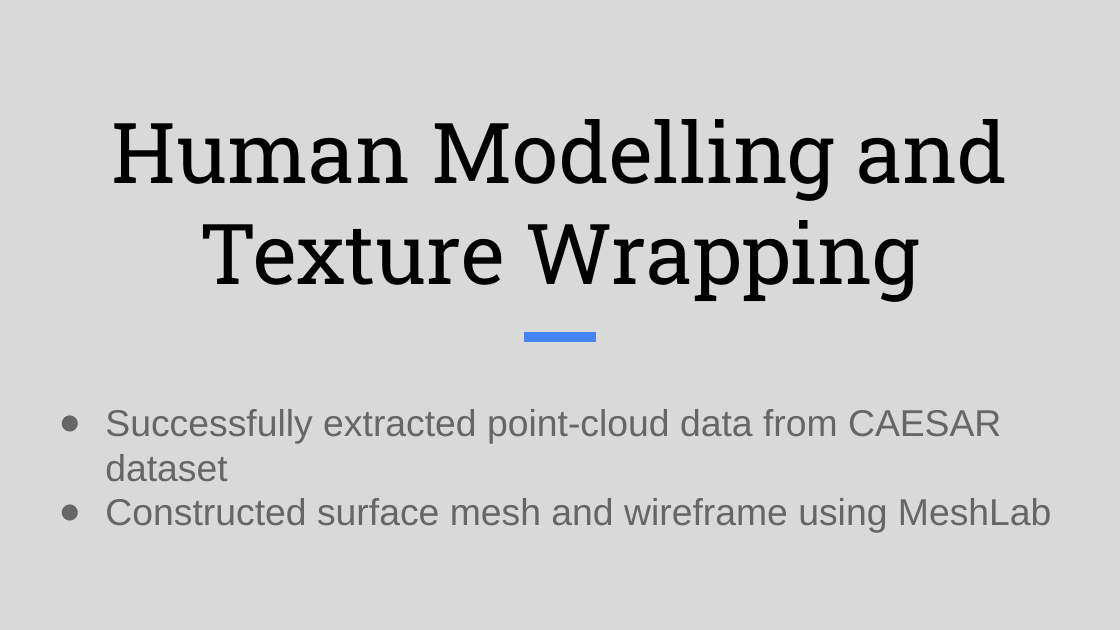
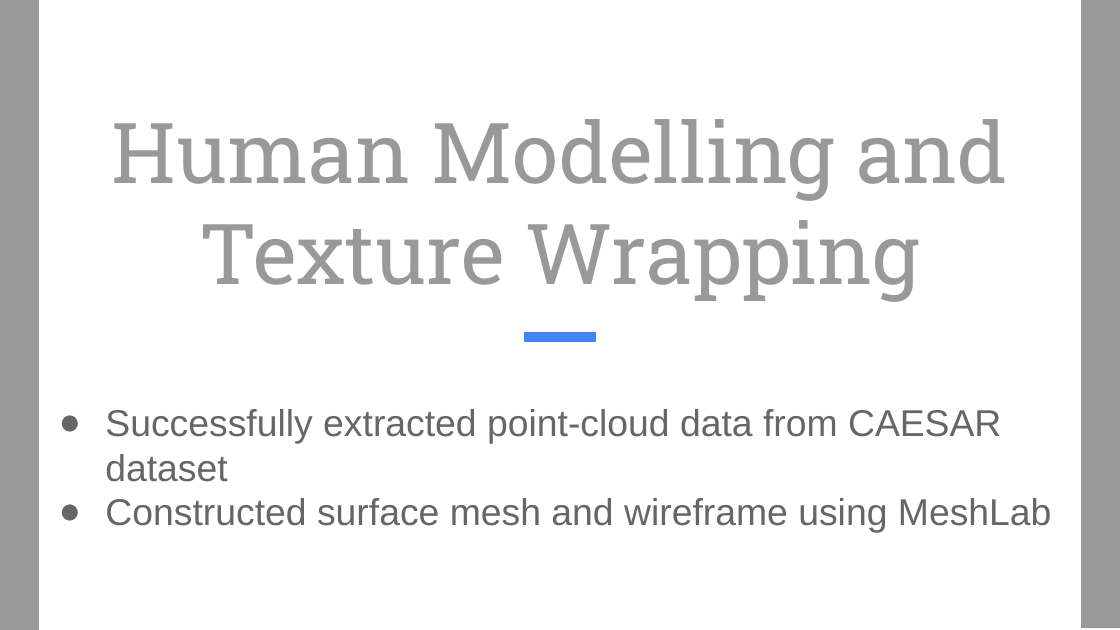
Before and after one commit to sushant-thapa/Future-of-Clothing-A-technological-approach, a slide deck: slide 9 of Future of Clothing, a progress slide.pptx. Drawn at 1120x630 pixels with LibreOffice and Linux fonts; fonts in the diff are those of the drawing. Boxes give left, top, right and bottom in pixels: in the first picture for what was removed or moved away, otherwise in the second. Text is boxed around its words. In the diff, an @@ line names an element or a change of style, - is before the commit and + after.

Commit message:
This version has colours as indicators rather than entire background.

```diff
--- a/Future of Clothing, a progress slide.pptx
+++ b/Future of Clothing, a progress slide.pptx
@@ background #D9D9D9 to #FFFFFF @@
@@ rectangle added at (x1=0, y1=0, x2=39, y2=629), fill #999999 @@
@@ rectangle added at (x1=1081, y1=0, x2=1120, y2=627), fill #999999 @@
@@ title "Human Modelling and Texture Wrapping" at (x1=112, y1=119, x2=1007, y2=302): text colour #000000 to #999999 @@
```
Also in this commit, not shown: 9 other slides changed.
